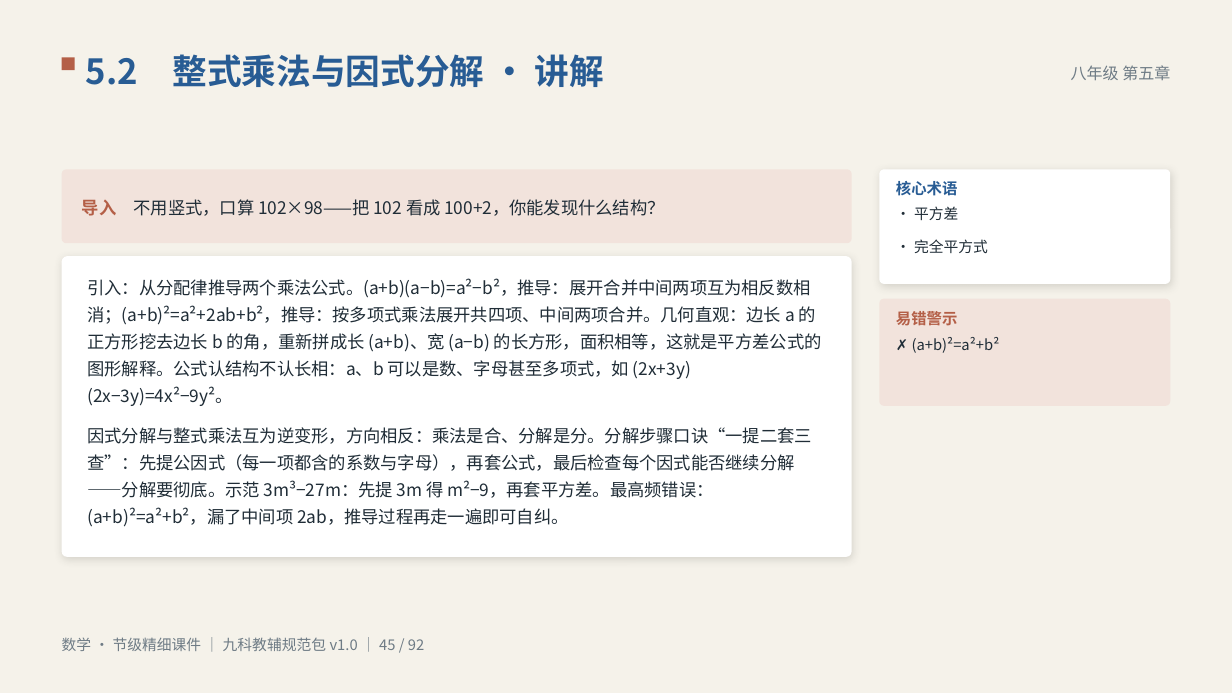
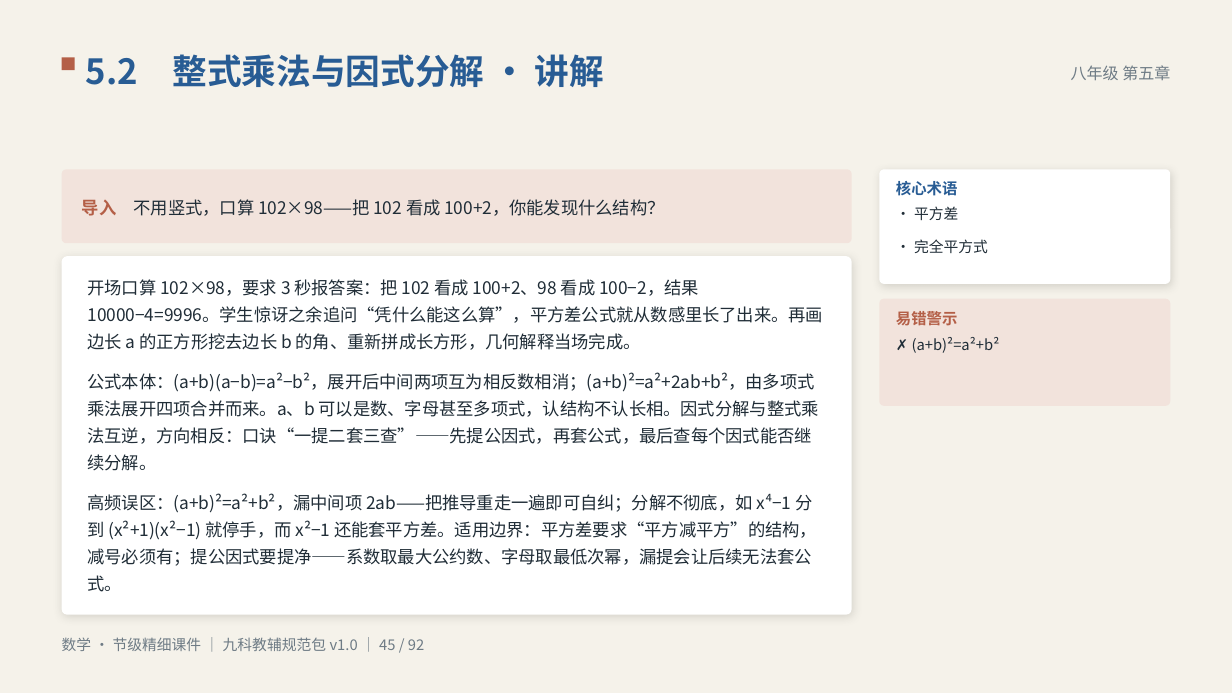
Before and after one commit to vimalinx/jiajiao-courseware, a slide deck: slide 45 of pptx/数学·节级精细讲解课件.pptx. Drawn at 1232x693 pixels with LibreOffice and Linux fonts; fonts in the diff are those of the drawing. Boxes give left, top, right and bottom in pixels: in the first picture for what was removed or moved away, otherwise in the second. Text is boxed around its words. In the diff, an @@ line names an element or a change of style, - is before the commit and + after.

```diff
--- a/pptx/数学·节级精细讲解课件.pptx
+++ b/pptx/数学·节级精细讲解课件.pptx
@@ rounded rectangle: place and size @@
-rounded rectangle at [62, 256, 852, 556]
+rounded rectangle at [62, 256, 852, 615]
@@ rounded rectangle at [62, 256, 852, 615]: proportions changed @@
@@ text at [87, 279, 823, 592]: text changed @@
-引入：从分配律推导两个乘法公式。(a+b)(a−b)=a²−b²，推导：展开合并中间两项互为相反数相消；(a+b)²=a²+2ab+b²，推导：按多项式乘法展开共四项、中间两项合并。几何直观：边长 a 的正方形挖去边长 b 的角，重新拼成长 (a+b)、宽 (a−b) 的长方形，面积相等，这就是平方差公式的图形解释。公式认结构不认长相：a、b 可以是数、字母甚至多项式，如 (2x+3y)(2x−3y)=4x²−9y²。
-因式分解与整式乘法互为逆变形，方向相反：乘法是合、分解是分。分解步骤口诀“一提二套三查”：先提公因式（每一项都含的系数与字母），再套公式，最后检查每个因式能否继续分解——分解要彻底。示范 3m³−27m：先提 3m 得 m²−9，再套平方差。最高频错误：(a+b)²=a²+b²，漏了中间项 2ab，推导过程再走一遍即可自纠。
+开场口算 102×98，要求 3 秒报答案：把 102 看成 100+2、98 看成 100−2，结果 10000−4=9996。学生惊讶之余追问“凭什么能这么算”，平方差公式就从数感里长了出来。再画边长 a 的正方形挖去边长 b 的角、重新拼成长方形，几何解释当场完成。
+公式本体：(a+b)(a−b)=a²−b²，展开后中间两项互为相反数相消；(a+b)²=a²+2ab+b²，由多项式乘法展开四项合并而来。a、b 可以是数、字母甚至多项式，认结构不认长相。因式分解与整式乘法互逆，方向相反：口诀“一提二套三查”——先提公因式，再套公式，最后查每个因式能否继续分解。
+高频误区：(a+b)²=a²+b²，漏中间项 2ab——把推导重走一遍即可自纠；分解不彻底，如 x⁴−1 分到 (x²+1)(x²−1) 就停手，而 x²−1 还能套平方差。适用边界：平方差要求“平方减平方”的结构，减号必须有；提公因式要提净——系数取最大公约数、字母取最低次幂，漏提会让后续无法套公式。
```
Also in this commit, not shown: 37 other slides changed, 34 other files.
